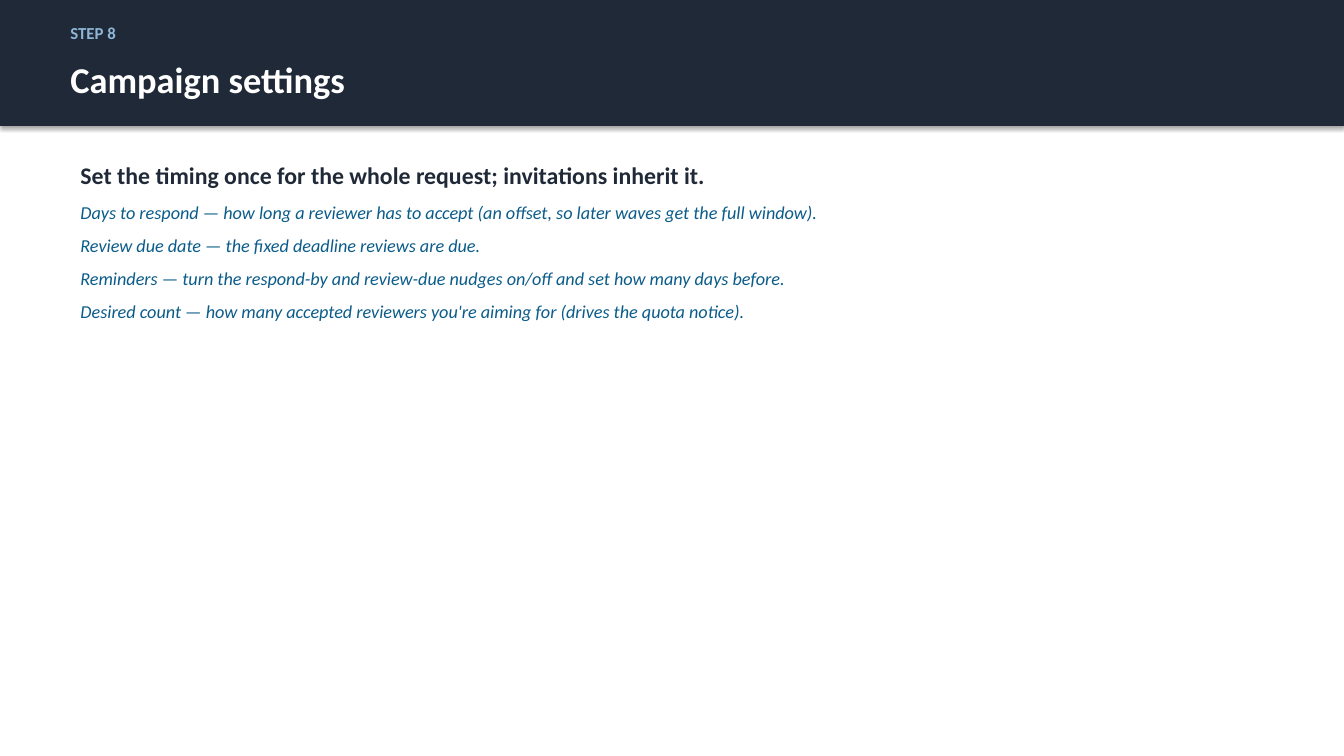
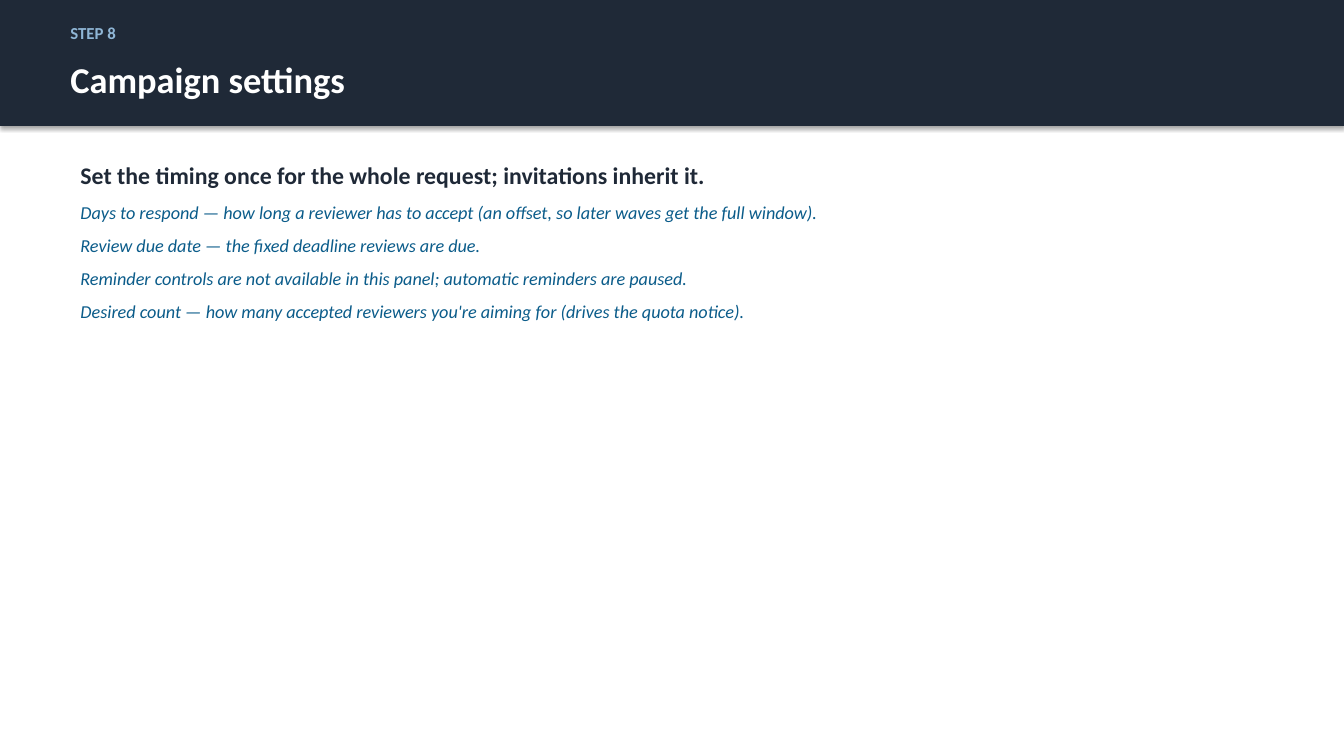
Before and after one commit to justingallivan/wmkf-research-apps, a slide deck: slide 18 of docs/onboarding/Workbench_Onboarding_PD.pptx. Drawn at 1344x756 pixels with LibreOffice and Linux fonts; fonts in the diff are those of the drawing. Boxes give left, top, right and bottom in pixels: in the first picture for what was removed or moved away, otherwise in the second. Text is boxed around its words. In the diff, an @@ line names an element or a change of style, - is before the commit and + after.

Commit message:
Guard reviewer reminder incident hold

```diff
--- a/docs/onboarding/Workbench_Onboarding_PD.pptx
+++ b/docs/onboarding/Workbench_Onboarding_PD.pptx
@@ text at bbox=[80, 272, 687, 288]: text changed @@
-  Reminders — turn the respond-by and review-due nudges on/off and set how many days before.
+  Reminder controls are not available in this panel; automatic reminders are paused.
```
Also in this commit, not shown: 3 other slides changed, 22 other files.
